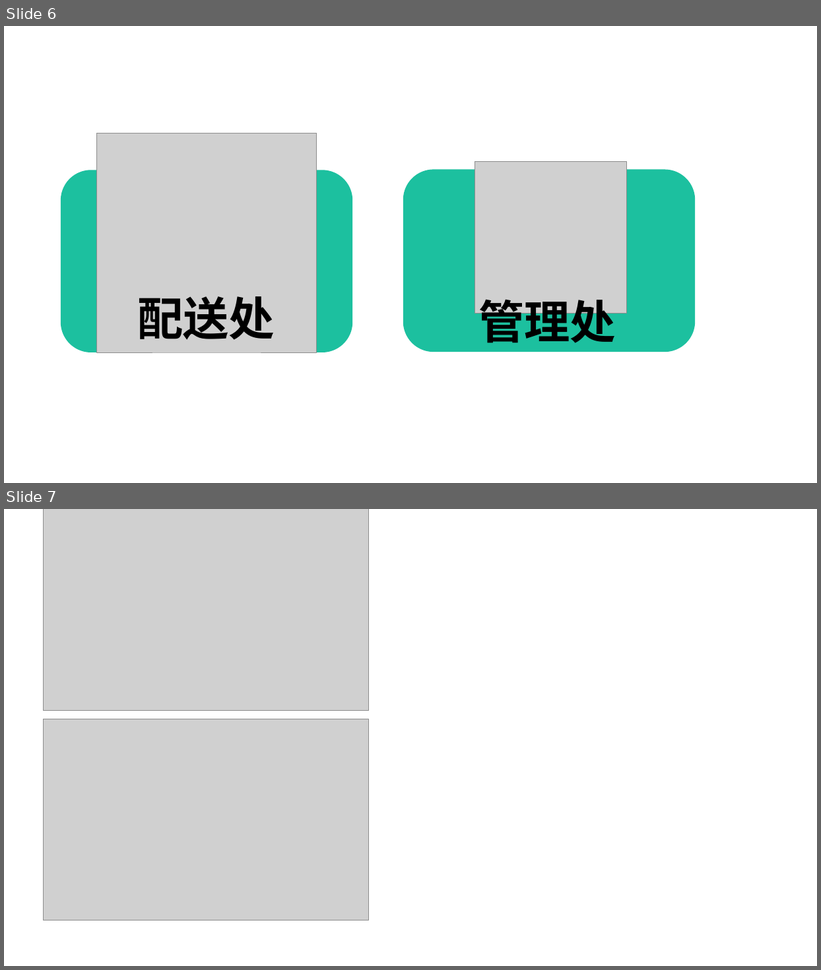
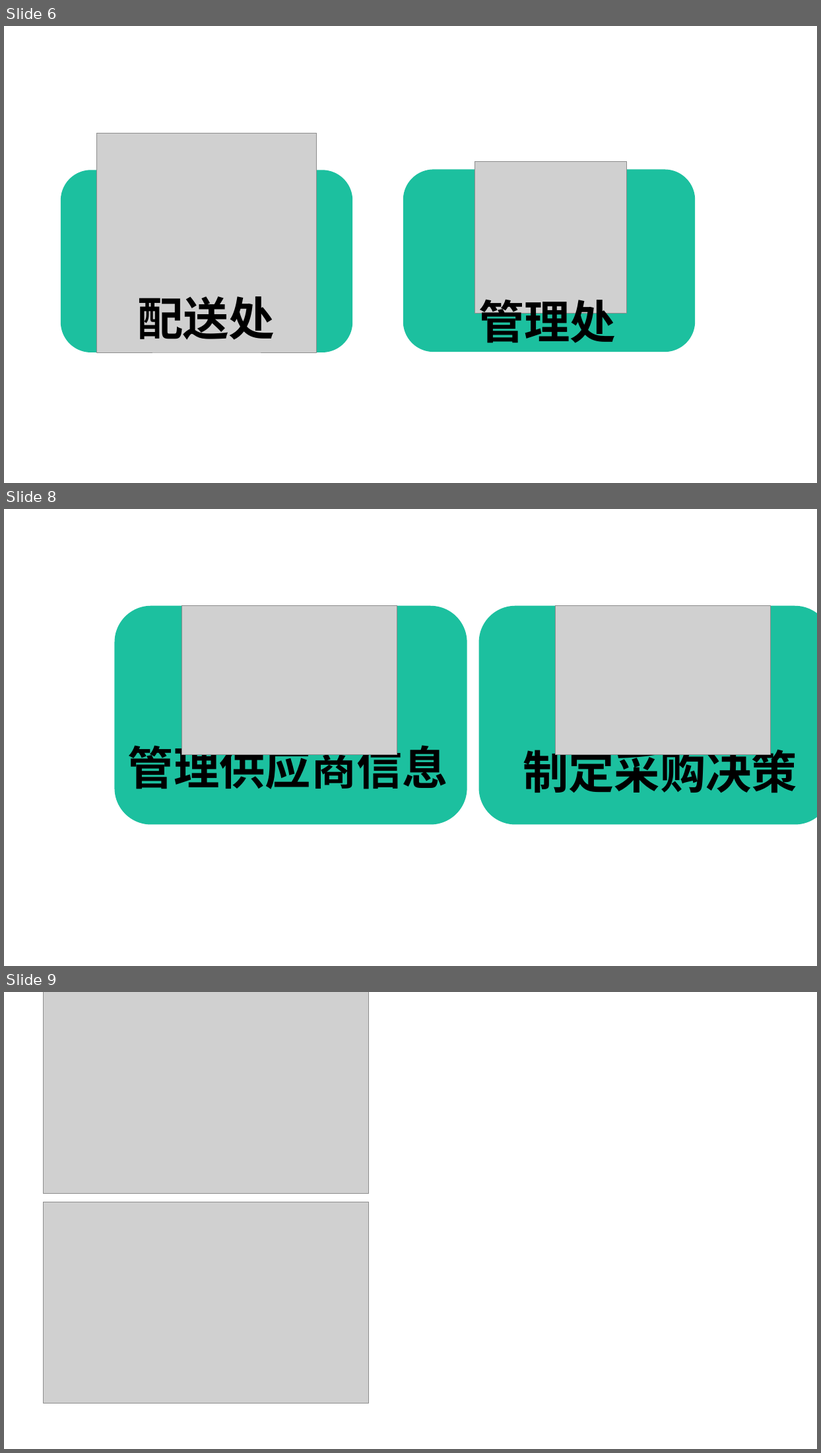
Before and after one commit to sunsolo388/FRSYS, a slide deck: FRSYS/static/create_png.pptx. Shown one above the other, each under a label of ours: slides 6 and 7 before the commit, slides 6, 8 and 9 after it; the slides between them are not shown. The pictures are 821x970 and 821x1453 pixels, drawn with LibreOffice and Linux fonts; fonts in the diff are those of the drawing; grey boxes stand for pictures. Boxes give left, top, right and bottom in pixels: in the first picture for what was removed or moved away, otherwise in the second. Text is boxed around its words. In the diff, an @@ line names an element or a change of style, - is before the commit and + after.

Commit message:
完成了采购部前端的页面跳转，业务均未实现

```diff
--- a/FRSYS/static/create_png.pptx
+++ b/FRSYS/static/create_png.pptx
@@ slide 8 added at (x1=4, y1=509, x2=817, y2=966), background #FFFFFF @@
@@ rounded rectangle added at (x1=114, y1=606, x2=467, y2=825), fill #1CC09F @@
@@ picture added at (x1=182, y1=606, x2=397, y2=755) @@
@@ rounded rectangle added at (x1=479, y1=606, x2=817, y2=825), fill #1CC09F @@
@@ picture added at (x1=556, y1=606, x2=771, y2=755) @@
@@ text added at (x1=128, y1=739, x2=448, y2=789), 54 pt, text #000000, bold @@
+管理供应商信息
@@ text added at (x1=523, y1=743, x2=797, y2=793), 54 pt, text #000000, bold @@
+制定采购决策
@@ what was slide 7 is now slide 9 @@
```
Also in this commit, not shown: 1 other slide added, 13 other files.
